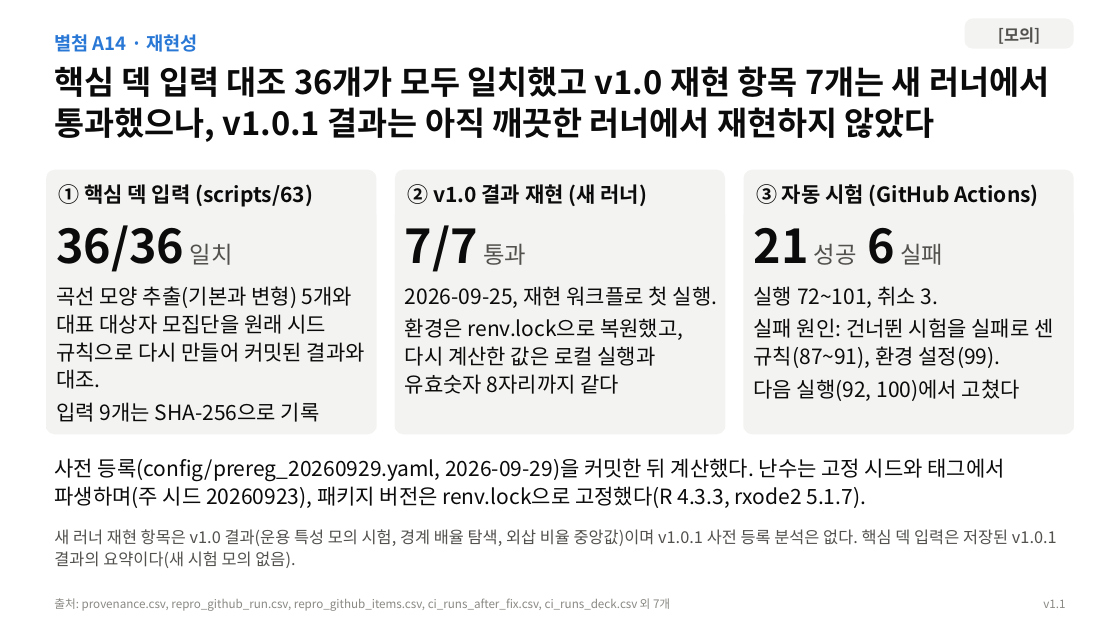
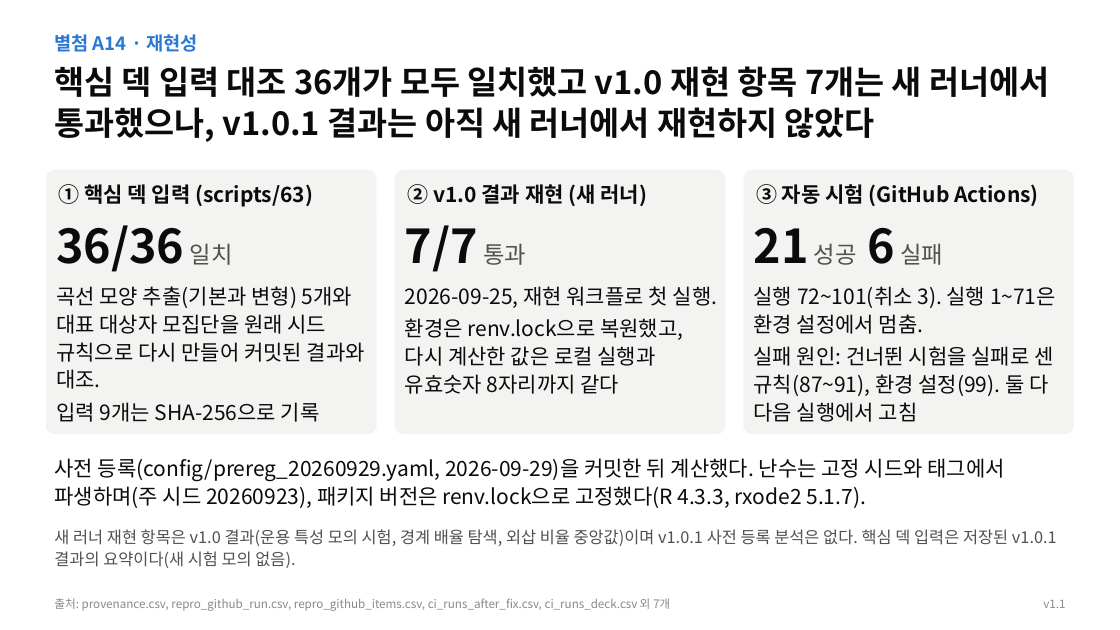
Before and after one commit to DHKQSP/dupilumab-sim, a slide deck: slide 26 of reports/deck/dupilumab_AUCinf_core_deck_v1.1.pptx. Drawn at 1120x630 pixels with LibreOffice and Linux fonts; fonts in the diff are those of the drawing. Boxes give left, top, right and bottom in pixels: in the first picture for what was removed or moved away, otherwise in the second. Text is boxed around its words. In the diff, an @@ line names an element or a change of style, - is before the commit and + after.

```diff
--- a/reports/deck/dupilumab_AUCinf_core_deck_v1.1.pptx
+++ b/reports/deck/dupilumab_AUCinf_core_deck_v1.1.pptx
@@ rounded rectangle removed at (965, 18, 1074, 49) @@
-[모의]
@@ text at (54, 66, 1049, 142): text changed @@
-핵심 덱 입력 대조 36개가 모두 일치했고 v1.0 재현 항목 7개는 새 러너에서 통과했으나, v1.0.1 결과는 아직 깨끗한 러너에서 재현하지 않았다
+핵심 덱 입력 대조 36개가 모두 일치했고 v1.0 재현 항목 7개는 새 러너에서 통과했으나, v1.0.1 결과는 아직 새 러너에서 재현하지 않았다
@@ text in rectangle at (754, 286, 1056, 422): text changed @@
-실행 72~101, 취소 3.
-실패 원인: 건너뛴 시험을 실패로 센 규칙(87~91), 환경 설정(99).
-다음 실행(92, 100)에서 고쳤다
+실행 72~101(취소 3). 실행 1~71은 환경 설정에서 멈춤.
+실패 원인: 건너뛴 시험을 실패로 센 규칙(87~91), 환경 설정(99). 둘 다 다음 실행에서 고침
```
Also in this commit, not shown: 12 other slides changed, 8 other files.
